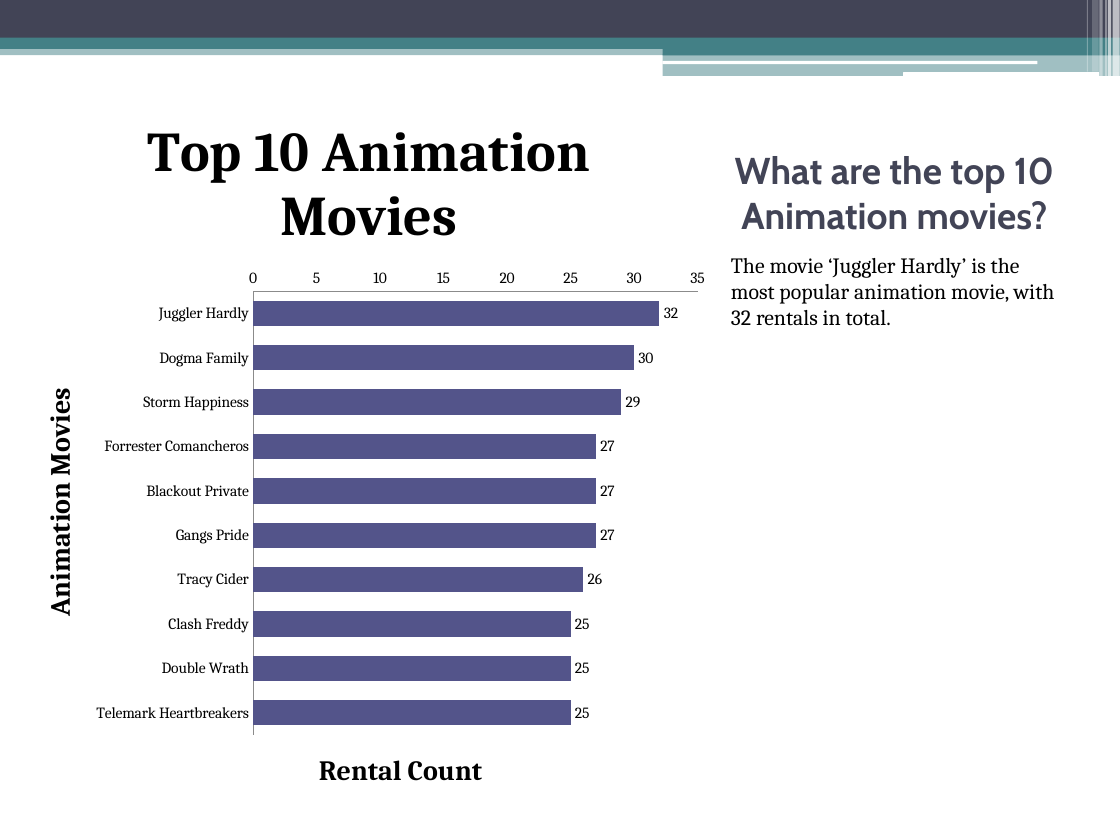
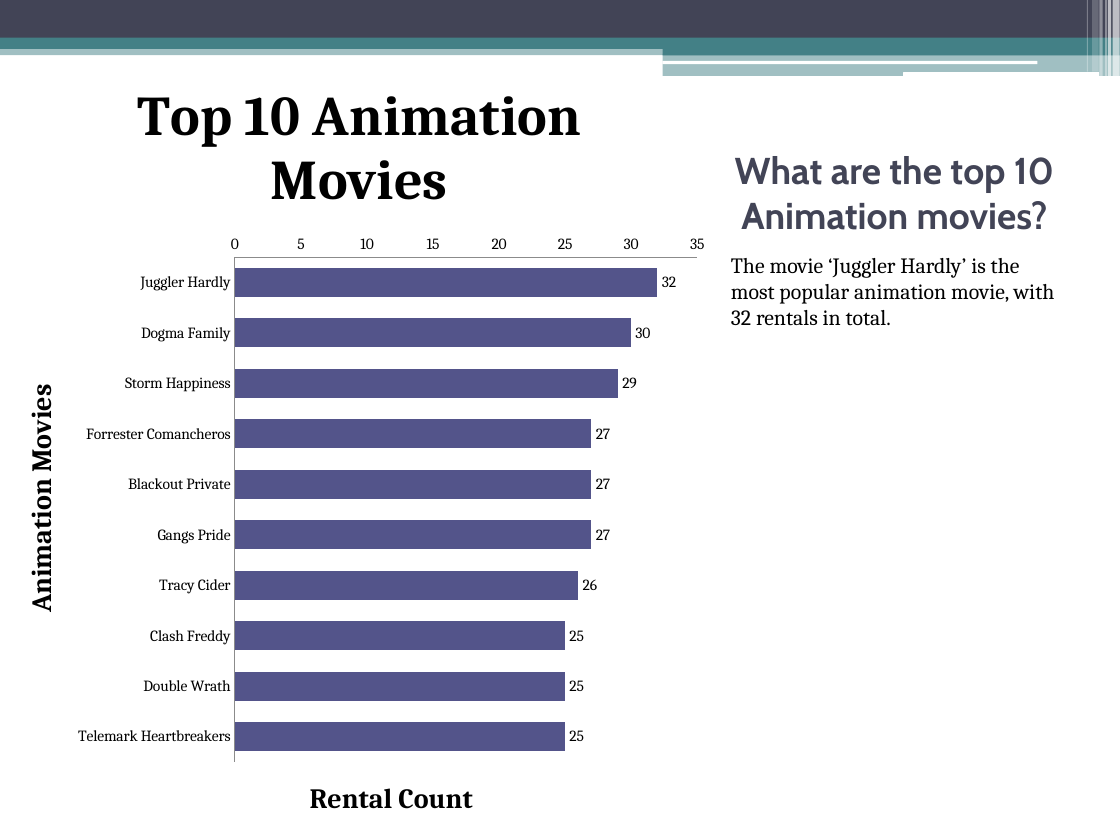
Before and after one commit to RaeezAhmedMoosa/udacity-p4ds-moviesDB, a slide deck: slide 2 of slideshow/movies-db-slideshow.pptx. Drawn at 1120x840 pixels with LibreOffice and Linux fonts; fonts in the diff are those of the drawing. Boxes give left, top, right and bottom in pixels: in the first picture for what was removed or moved away, otherwise in the second. Text is boxed around its words. In the diff, an @@ line names an element or a change of style, - is before the commit and + after.

```diff
--- a/slideshow/movies-db-slideshow.pptx
+++ b/slideshow/movies-db-slideshow.pptx
@@ bar chart: place and size @@
-bar chart at (19,95,719,812)
+bar chart at (0,58,719,840)
```
Also in this commit, not shown: 1 other slide changed, 1 slide added.
